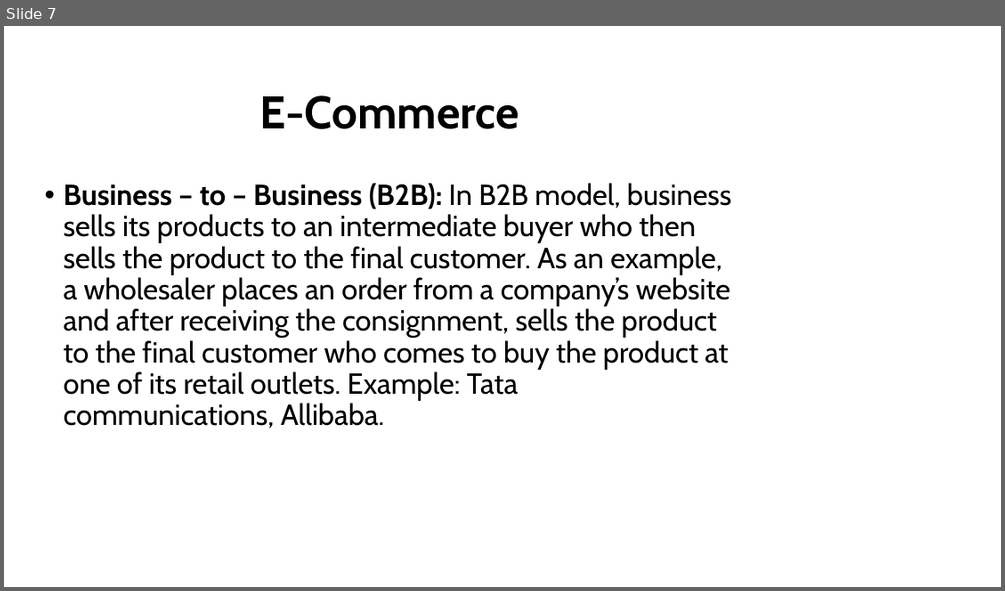
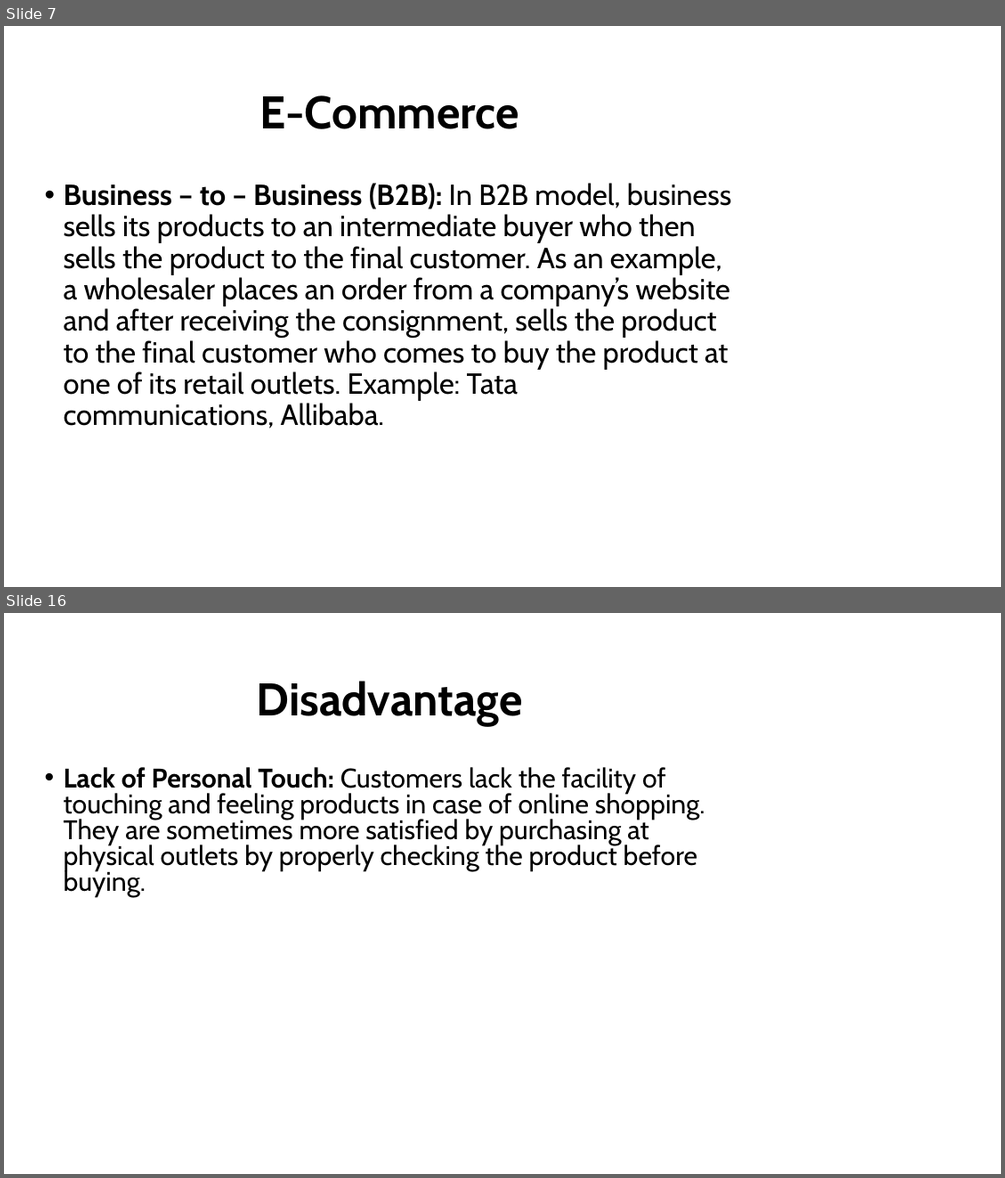
Before and after one commit to nischalpandey/PUBLIC_ASSETS, a slide deck: E-Commerce.pptx. Shown one above the other, each under a label of ours: slide 7 before the commit, slides 7 and 16 after it; the slides between them are not shown. The pictures are 1005x591 and 1005x1178 pixels, drawn with LibreOffice and Linux fonts; fonts in the diff are those of the drawing; background and template pictures are left out. Boxes give left, top, right and bottom in pixels: in the first picture for what was removed or moved away, otherwise in the second. Text is boxed around its words. In the diff, an @@ line names an element or a change of style, - is before the commit and + after.

```diff
--- a/E-Commerce.pptx
+++ b/E-Commerce.pptx
@@ slide 16 added at [4, 613, 1001, 1174], background picture (left out) @@
@@ title added at [256, 681, 522, 725], 44 pt, text #000000, bold @@
+Disadvantage
@@ text added at [64, 767, 705, 898], 25.9 pt, text #000000 @@
+• Lack of Personal Touch: Customers lack the facility of touching and feeling products in case of online shopping. They are sometimes more satisfied by purchasing at physical outlets by properly checking the product before buying.
```
Also in this commit, not shown: 3 slides changed, 8 other slides added.
